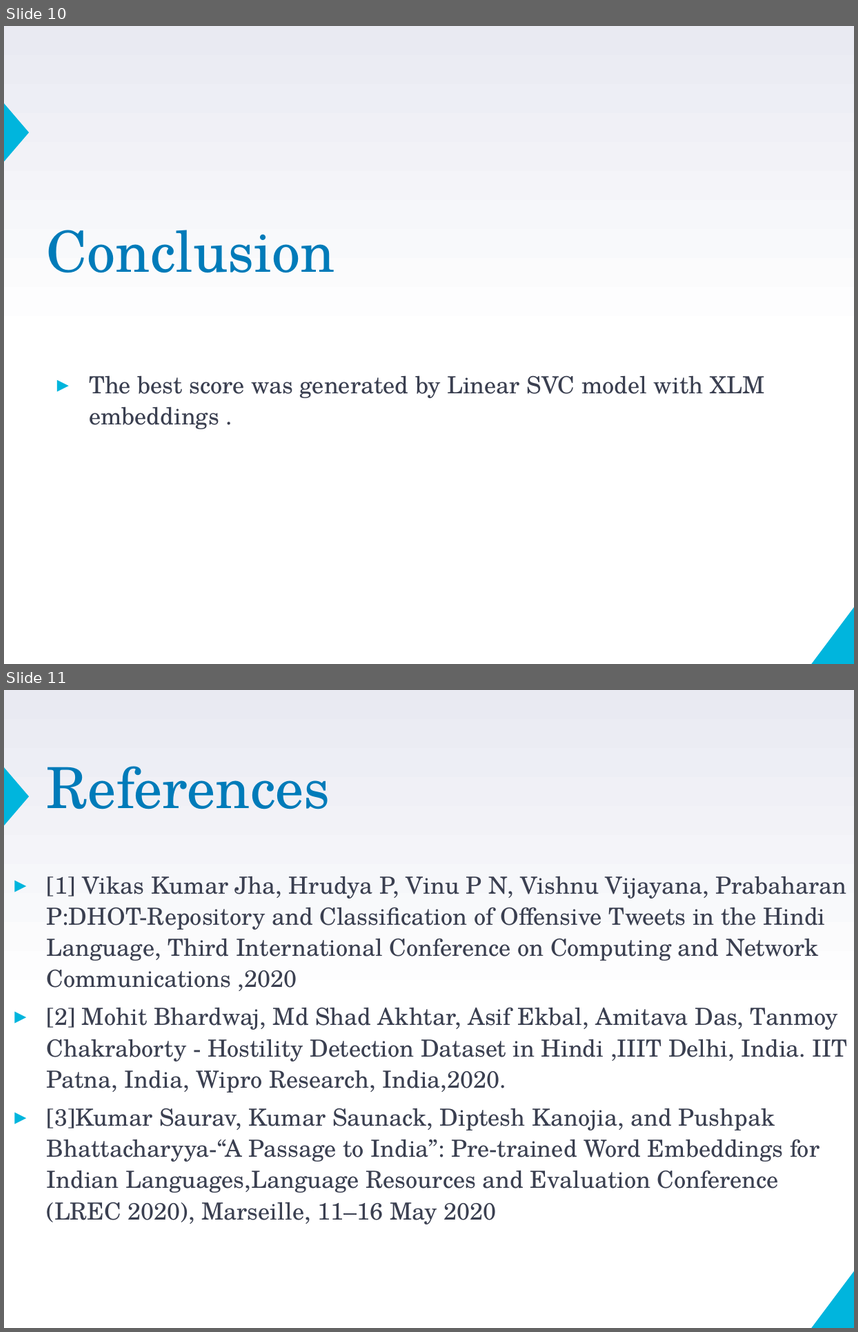
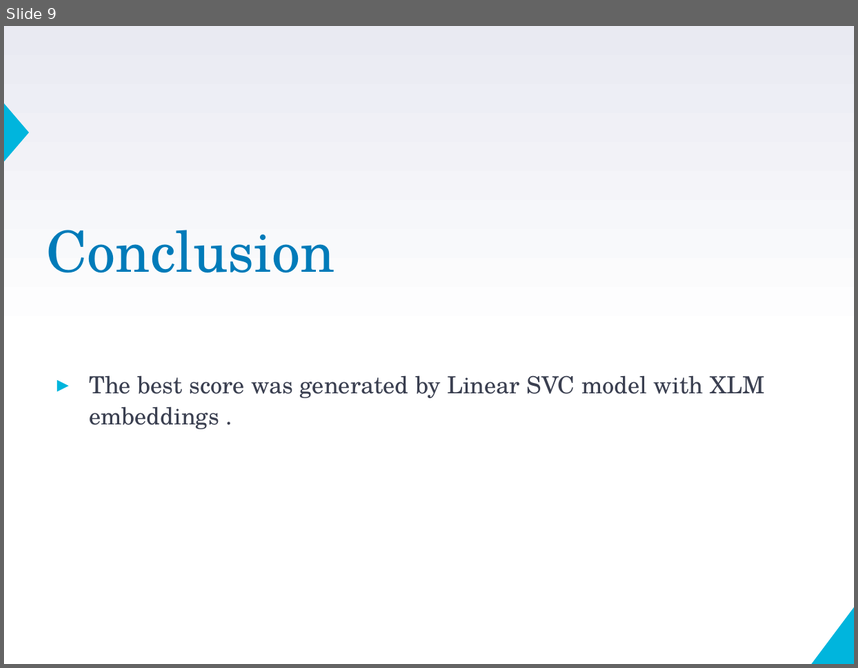
Before and after one commit to VarunBohara/Mini-Project-Documents, a slide deck: Review4_ppt.pptm. Shown one above the other, each under a label of ours: slides 10 and 11 before the commit, slide 9 after it. The pictures are 858x1332 and 858x668 pixels, drawn with LibreOffice and Linux fonts; fonts in the diff are those of the drawing. Boxes give left, top, right and bottom in pixels: in the first picture for what was removed or moved away, otherwise in the second. Text is boxed around its words. In the diff, an @@ line names an element or a change of style, - is before the commit and + after.

```diff
--- a/Review4_ppt.pptm
+++ b/Review4_ppt.pptm
@@ slide 11 removed at (4, 690, 854, 1328), background gradient #FFFFFF to #E9EAF2; not listed: 2 template elements that a slide beside it also shows @@
@@ title removed at (47, 766, 330, 809) @@
-References
@@ text removed at (47, 876, 848, 1224) @@
-▸ [1] Vikas Kumar Jha, Hrudya P, Vinu P N, Vishnu Vijayana, Prabaharan P:DHOT-Repository and Classification of Offensive Tweets in the Hindi Language, Third International Conference on Computing and Network Communications ,2020
-▸ [2] Mohit Bhardwaj, Md Shad Akhtar, Asif Ekbal, Amitava Das, Tanmoy Chakraborty - Hostility Detection Dataset in Hindi ,IIIT Delhi, India. IIT Patna, India, Wipro Research, India,2020.
-▸ [3]Kumar Saurav, Kumar Saunack, Diptesh Kanojia, and Pushpak Bhattacharyya-“A Passage to India”: Pre-trained Word Embeddings for Indian Languages,Language Resources and Evaluation Conference (LREC 2020), Marseille, 11–16 May 2020
@@ what was slide 10 is now slide 9 @@
```
Also in this commit, not shown: 1 slide changed, 1 other slide removed.
